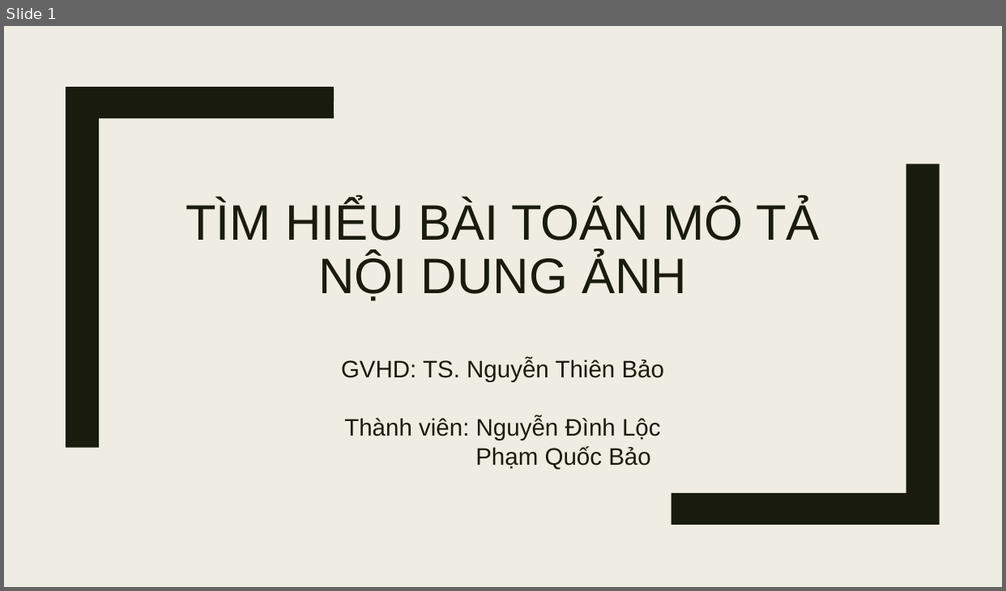
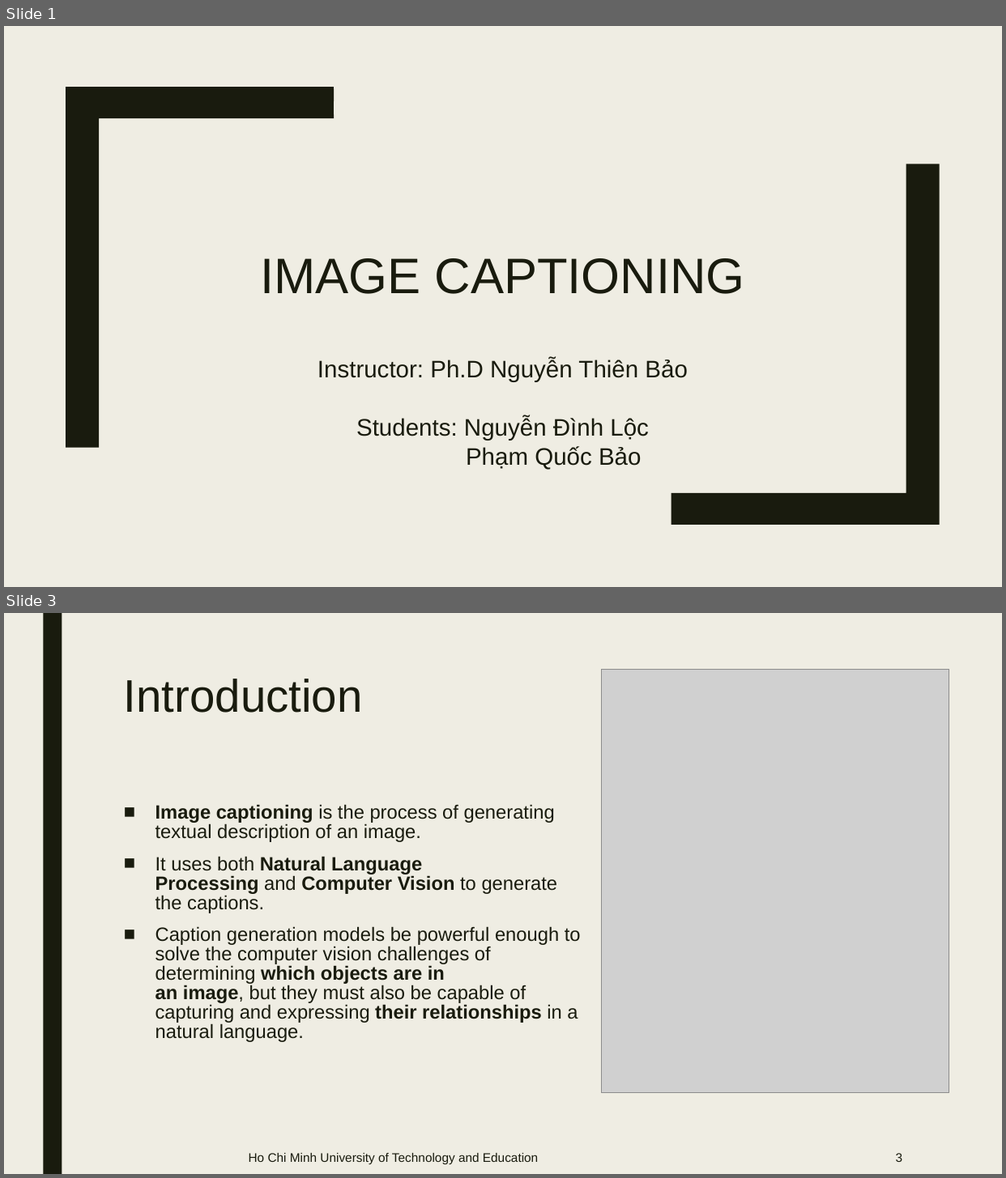
Before and after one commit to lyonguyen8697/image-description, a slide deck: presentation.pptx. Shown one above the other, each under a label of ours: slide 1 before the commit, slides 1 and 3 after it; the slides between them are not shown. The pictures are 1006x591 and 1006x1178 pixels, drawn with LibreOffice and Linux fonts; fonts in the diff are those of the drawing; grey boxes stand for pictures. Boxes give left, top, right and bottom in pixels: in the first picture for what was removed or moved away, otherwise in the second. Text is boxed around its words. In the diff, an @@ line names an element or a change of style, - is before the commit and + after.

```diff
--- a/presentation.pptx
+++ b/presentation.pptx
@@ slide 3 added at <box>4,613,1002,1174</box>, background #EFEDE3 @@
@@ rectangle added at <box>43,613,62,1174</box>, fill #191B0E @@
@@ title added at <box>124,679,363,713</box>, 44 pt, text #191B0E @@
+Introduction
@@ picture added at <box>602,669,948,1093</box> @@
@@ text added at <box>155,804,581,1042</box>, 18.5 pt, text #191B0E @@
+■ Image captioning is the process of generating textual description of an image.
+■ It uses both Natural Language Processing and Computer Vision to generate the captions.
+■ Caption generation models be powerful enough to solve the computer vision challenges of determining which objects are in
+  an image, but they must also be capable of capturing and expressing their relationships in a natural language.
@@ text added at <box>249,1153,538,1165</box>, 12 pt, text #191B0E @@
+Ho Chi Minh University of Technology and Education
@@ page number added at <box>896,1153,903,1162</box>, 12 pt, text #191B0E @@
+3
@@ slide 1 changed as well @@
@@ title at <box>260,258,745,294</box>: text changed @@
-TÌM HIỂU BÀI TOÁN MÔ TẢ NỘI DUNG ẢNH
+IMAGE CAPTIONING
@@ subtitle at <box>317,359,688,441</box>: text changed @@
-GVHD: TS. Nguyễn Thiên Bảo
-Thành viên: Nguyễn Đình Lộc
+Instructor: Ph.D Nguyễn Thiên Bảo
+Students: Nguyễn Đình Lộc
```
Also in this commit, not shown: 7 other slides changed, 12 other slides added, 5 slides removed.
